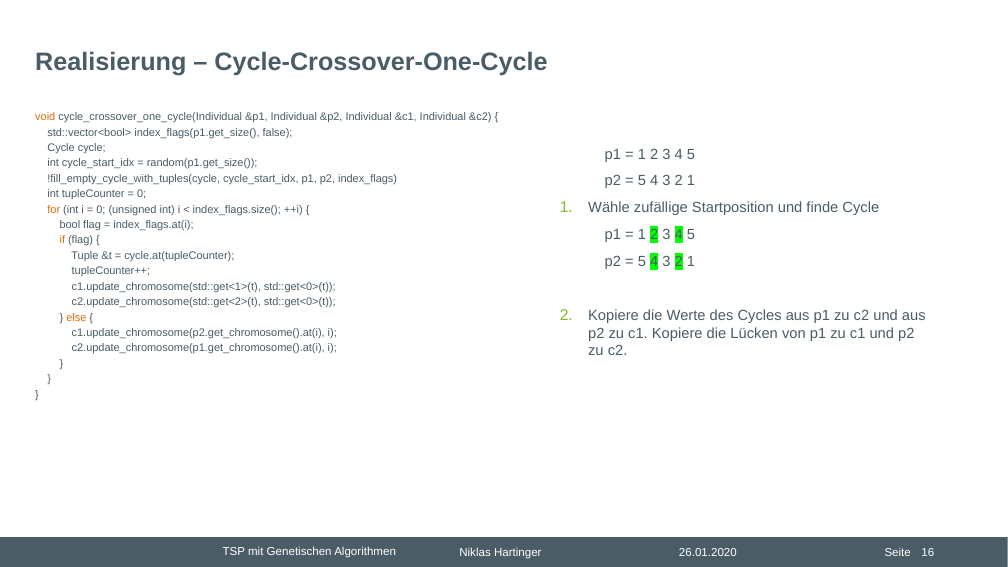
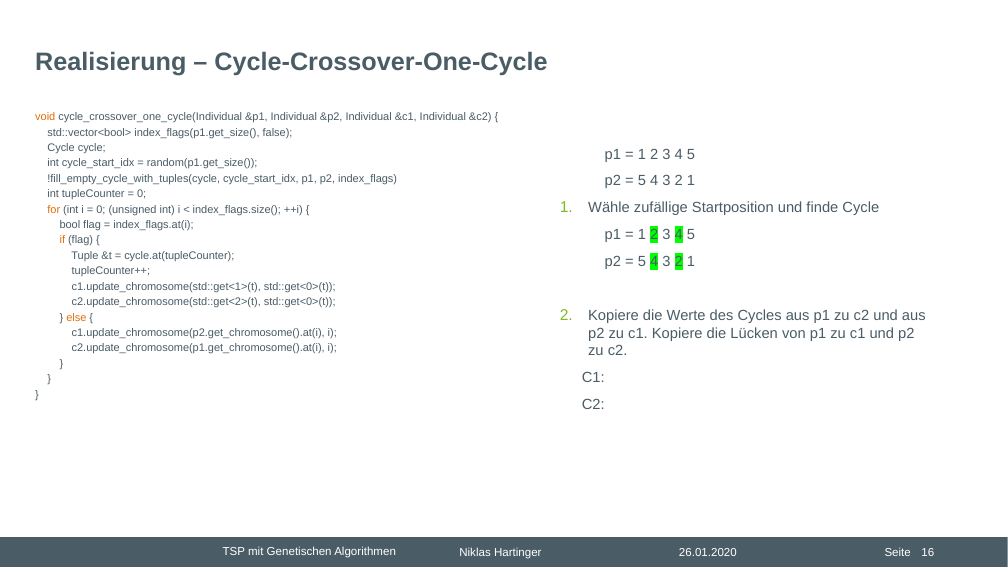
Before and after one commit to nhrt/Genetic-Algorithms, a slide deck: slide 16 of Projektvortrag/Präsentation Projektvortrag.pptx. Drawn at 1008x567 pixels with LibreOffice and Linux fonts; fonts in the diff are those of the drawing; background and template pictures are left out. Boxes give left, top, right and bottom in pixels: in the first picture for what was removed or moved away, otherwise in the second. Text is boxed around its words. In the diff, an @@ line names an element or a change of style, - is before the commit and + after.

```diff
--- a/Projektvortrag/Präsentation Projektvortrag.pptx
+++ b/Projektvortrag/Präsentation Projektvortrag.pptx
@@ text at box(582, 371, 605, 409): paragraphs added @@
+  C1:
+  C2:
```
Also in this commit, not shown: 2 other slides changed.
